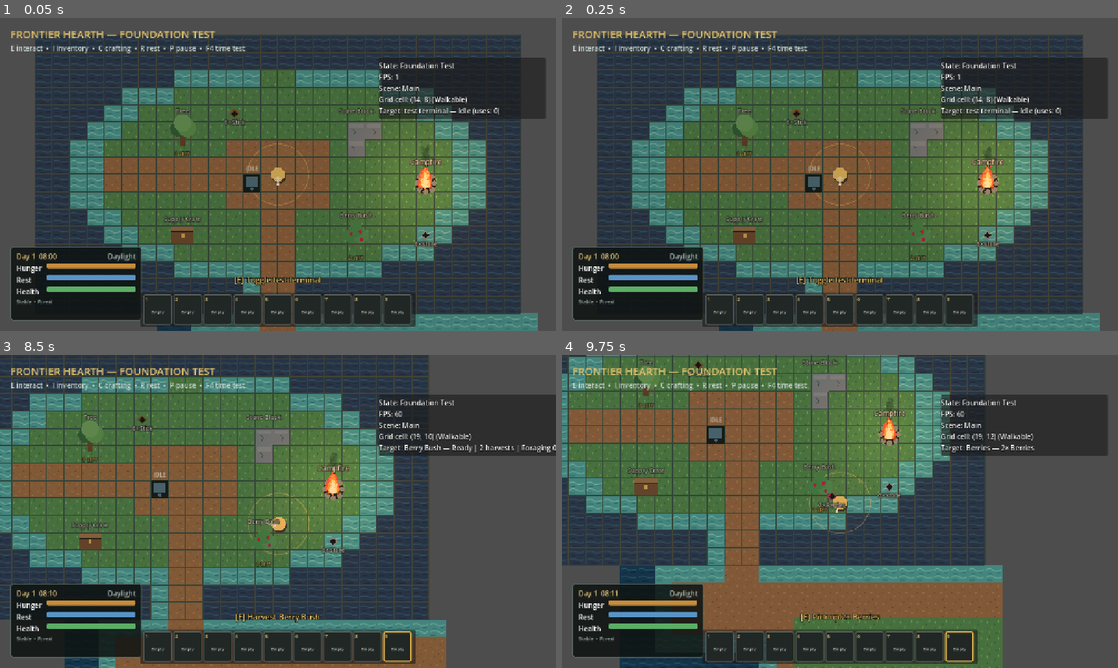
Above: before the commit, frames 1-4 (two rows, left to right).
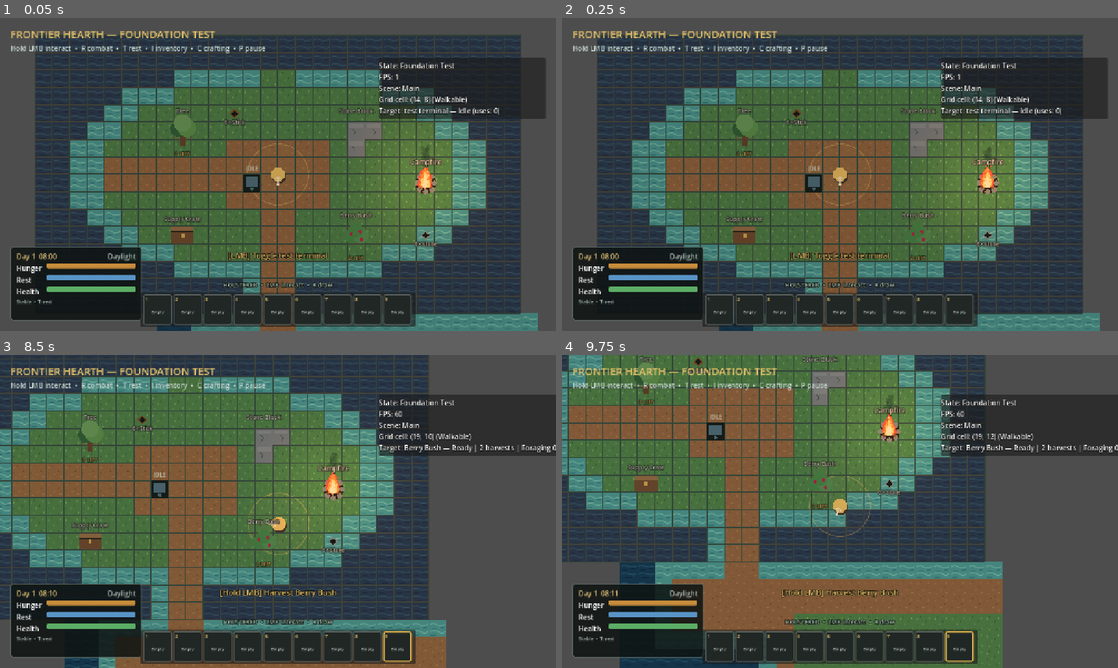
Above: after the commit, the same moments.

Repository: Chaunsy19/Top-Down-Project
Game: Godot game, scene res://scenes/main.tscn
Same seed, same stepped clock (60 frames per second), same inputs: the game is played once before the commit and once after it.
Inputs (mouse positions are in pixels of both pictures, inside the frame that each line leads up to):
- Up to frame 1 (0.05 s): no input
- Up to frame 2 (0.25 s): no input
- Up to frame 3 (8.5 s): click "1" at 0.5 s; click "2" at 1.25 s; click "3" at 2 s; click "4" at 2.75 s; click "5" at 3.5 s; click "6" at 4.25 s; click "7" at 5 s; click "8" at 5.75 s; click "9" at 6.5 s; tap Enter at 7.25 s; move the mouse to (400, 495) at 7.27 s; press the mouse at (400, 495) at 7.28 s; hold D (move_right) 7.28-8.03 s; tap C (crafting) at 7.55, 8.1 s; move the mouse to (166, 527) at 8.02 s; release the mouse at (166, 527) at 8.03 s; hold S (move_down) from 8.03 s (still down); click (166, 527) at 8.17 s; tap E (interact) at 8.3 s
- Up to frame 4 (9.75 s): move the mouse to (895, 442) at 8.77 s; release S (move_down) at 8.78 s; hold D (move_right) 8.78-9.53 s; hold E (interact) 8.78-9.53 s; click (895, 442) at 8.92 s; tap T (rest, bound only after the commit) at 9.05, 9.6 s; move the mouse to (812, 574) at 9.52 s; hold W (move_up) from 9.53 s (still down); click (812, 574) at 9.67 s

The runs differ from the first frame. In frame 1, 1.3% of the frame differs, in the area x 2-60%, y 8-92%; in frame 2, 1.3%; in frame 3, 1.3%; in frame 4, 14%, in the area x 0-100%, y 0-100%.

Commit message:
Add held utility actions and combat stance

Diff:
--- a/project.godot
+++ b/project.godot
@@ -70,6 +70,11 @@
 ]
 }
 rest={
+"deadzone": 0.5,
+"events": [Object(InputEventKey,"resource_local_to_scene":false,"resource_name":"","device":16,"window_id":0,"alt_pressed":false,"shift_pressed":false,"ctrl_pressed":false,"meta_pressed":false,"pressed":false,"keycode":0,"physical_keycode":84,"key_label":0,"unicode":116,"location":0,"echo":false,"script":null)
+]
+}
+toggle_combat={
 "deadzone": 0.5,
 "events": [Object(InputEventKey,"resource_local_to_scene":false,"resource_name":"","device":16,"window_id":0,"alt_press …(192 unchanged characters)…
 ]
--- a/scenes/player/player.tscn
+++ b/scenes/player/player.tscn
@@ -10,6 +10,7 @@
 [ext_resource type="Script" path="res://scripts/crafting/crafting_component.gd" id="8_crafting"]
 [ext_resource type="Script" path="res://scripts/player/survival_needs.gd" id="9_needs"]
 [ext_resource type="Script" path="res://scripts/equipment/hotbar_component.gd" id="10_hotbar"]
+[ext_resource type="Script" path="res://scripts/player/combat_stance_visual.gd" id="11_combat_visual"]
 
 [sub_resource type="CircleShape2D" id="CircleShape2D_player"]
 radius = 11.0
@@ -62,6 +63,10 @@
 unique_name_in_owner = true
 position = Vector2(18, 0)
 
+[node name="CombatStanceVisual" type="Node2D" parent="AimPivot"]
+unique_name_in_owner = true
+script = ExtResource("11_combat_visual")
+
 [node name="InteractionRange" type="Area2D" parent="."]
 z_index = -1
 collision_layer = 0
@@ -82,9 +87,9 @@
 
 [node name="InteractionPrompt" type="Label" parent="InteractionHUD"]
 offset_left = 490.0
-offset_top = 582.0
+offset_top = 526.0
 offset_right = 790.0
-offset_bottom = 622.0
+offset_bottom = 566.0
 theme_override_colors/font_color = Color(0.902, 0.765, 0.416, 1)
 theme_override_constants/outline_size = 6
 theme_override_font_sizes/font_size = 18
--- a/scripts/interaction/interactable.gd
+++ b/scripts/interaction/interactable.gd
@@ -9,6 +9,7 @@
 @export var is_available := true
 @export var blocks_grid_cell := false
 @export var snap_to_grid_when_blocking := true
+@export_range(1.0, 128.0, 1.0) var pointer_selection_radius := 28.0
 
 var _grid_world: Node2D
 var _occupied_cell := Vector2i(-1, -1)
@@ -40,6 +41,26 @@
 	_perform_interaction(actor)
 	interacted.emit(actor)
 	return true
+
+
+func uses_hold_interaction() -> bool:
+	return false
+
+
+func continue_hold_interaction(_actor: Node2D, _delta: float) -> bool:
+	return false
+
+
+func cancel_hold_interaction(_actor: Node2D) -> void:
+	pass
+
+
+func is_hold_interaction_active(_actor: Node2D) -> bool:
+	return false
+
+
+func is_pointer_near(world_position: Vector2) -> bool:
+	return get_interaction_point().distance_to(world_position) <= pointer_selection_radius
 
 
 func set_available(value: bool) -> void:
--- a/scripts/interaction/player_interactor.gd
+++ b/scripts/interaction/player_interactor.gd
@@ -10,12 +10,17 @@
 @export var prompt_label_path: NodePath
 
 var _current_target: InteractableScript
+var _held_target: InteractableScript
+var _primary_held := false
 var _prompt_label: Label
 
 
 func _ready() -> void:
 	add_to_group("player_interactor")
 	_prompt_label = get_node_or_null(prompt_label_path) as Label
+	var player := get_parent() as PlayerController
+	if player != null:
+		player.combat_mode_changed.connect(_on_combat_mode_changed)
 	queue_redraw()
 	_update_prompt()
 
@@ -24,9 +29,23 @@
 	refresh_target()
 
 
+func _process(delta: float) -> void:
+	if not _primary_held:
+		return
+	if not Input.is_action_pressed("attack") or not _can_use_utility_actions():
+		end_primary_action()
+		return
+	continue_primary_action(delta)
+
+
 func _unhandled_input(event: InputEvent) -> void:
-	if event.is_action_pressed("interact"):
-		try_interact()
+	if not _can_use_utility_actions() or get_tree().paused:
+		return
+	if event.is_action_pressed("attack"):
+		if begin_primary_action_at(get_global_mouse_position()):
+			get_viewport().set_input_as_handled()
+	elif event.is_action_released("attack") and _primary_held:
+		end_primary_action()
 		get_viewport().set_input_as_handled()
 
 
@@ -58,6 +77,55 @@
 	return succeeded
 
 
+func begin_primary_action_at(world_position: Vector2) -> bool:
+	var target := _find_target_at(world_position)
+	return begin_primary_action_on(target)
+
+
+func begin_primary_action_on(target: InteractableScript) -> bool:
+	if not _can_use_utility_actions() or not is_target_in_range(target):
+		return false
+	set_current_target(target)
+	var succeeded := target.interact(get_parent() as Node2D)
+	interaction_attempted.emit(target, succeeded)
+	if succeeded and target.uses_hold_interaction():
+		_held_target = target
+		_primary_held = true
+	_update_prompt()
+	return succeeded
+
+
+func continue_primary_action(delta: float) -> bool:
+	if not _primary_held or not is_instance_valid(_held_target):
+		return false
+	var actor := get_parent() as Node2D
+	if not is_target_in_range(_held_target):
+		end_primary_action()
+		return false
+	var still_active := _held_target.continue_hold_interaction(actor, delta)
+	if not still_active:
+		if _held_target.can_interact(actor):
+			_held_target.interact(actor)
+			still_active = _held_target.is_hold_interaction_active(actor)
+		if not still_active:
+			_primary_held = false
+			_held_target = null
+	_update_prompt()
+	return still_active
+
+
+func end_primary_action() -> void:
+	if is_instance_valid(_held_target):
+		_held_target.cancel_hold_interaction(get_parent() as Node2D)
+	_primary_held = false
+	_held_target = null
+	_update_prompt()
+
+
+func is_holding_primary_action() -> bool:
+	return _primary_held
+
+
 func get_current_target() -> InteractableScript:
 	return _current_target
 
@@ -77,12 +145,44 @@
 	_update_prompt()
 
 
+func _find_target_at(world_position: Vector2) -> InteractableScript:
+	var pointed_target: InteractableScript
+	var nearest_pointer_distance := INF
+	for area in get_overlapping_areas():
+		if area is not InteractableScript:
+			continue
+		var candidate := area as InteractableScript
+		if not is_target_in_range(candidate) or not candidate.is_pointer_near(world_position):
+			continue
+		var pointer_distance := world_position.distance_squared_to(candidate.get_interaction_point())
+		if pointer_distance < nearest_pointer_distance:
+			pointed_target = candidate
+			nearest_pointer_distance = pointer_distance
+	return pointed_target
+
+
+func _can_use_utility_actions() -> bool:
+	var player := get_parent() as PlayerController
+	return player == null or not player.is_combat_ready
+
+
+func _on_combat_mode_changed(is_combat_ready: bool) -> void:
+	if is_combat_ready:
+		end_primary_action()
+	_update_prompt()
+
+
 func _update_prompt() -> void:
 	if not is_instance_valid(_prompt_label):
 		return
 	_prompt_label.visible = is_instance_valid(_current_target)
 	if is_instance_valid(_current_target):
-		_prompt_label.text = "[E] %s" % _current_target.get_prompt_text()
+		if not _can_use_utility_actions():
+			_prompt_label.text = "[R] Holster to interact"
+		elif _current_target.uses_hold_interaction():
+			_prompt_label.text = "[Hold LMB] %s" % _current_target.get_prompt_text()
+		else:
+			_prompt_label.text = "[LMB] %s" % _current_target.get_prompt_text()
 
 
 func _draw() -> void:
--- /dev/null
+++ b/scripts/player/combat_stance_visual.gd
@@ -0,0 +1,63 @@
+extends Node2D
+
+const FIST_COLOR := Color("#d6a957")
+const HANDLE_COLOR := Color("#65402a")
+const ATTACK_DURATION := 0.16
+
+var _player: PlayerController
+var _equipment: EquipmentComponent
+var _attack_remaining := 0.0
+
+
+func _ready() -> void:
+	_player = get_parent().get_parent() as PlayerController
+	_equipment = _player.get_node_or_null("Equipment") as EquipmentComponent if _player != null else null
+	if _player != null:
+		_player.combat_mode_changed.connect(_on_visual_state_changed)
+		_player.attack_requested.connect(_on_attack_requested)
+	if _equipment != null:
+		_equipment.changed.connect(_on_equipment_changed)
+	queue_redraw()
+
+
+func _process(delta: float) -> void:
+	if _attack_remaining <= 0.0:
+		return
+	_attack_remaining = maxf(_attack_remaining - delta, 0.0)
+	queue_redraw()
+
+
+func is_stance_visible() -> bool:
+	return _player != null and _player.is_combat_ready
+
+
+func is_attack_animating() -> bool:
+	return _attack_remaining > 0.0
+
+
+func _on_visual_state_changed(_is_combat_ready: bool) -> void:
+	queue_redraw()
+
+
+func _on_equipment_changed() -> void:
+	queue_redraw()
+
+
+func _on_attack_requested(_direction: Vector2) -> void:
+	_attack_remaining = ATTACK_DURATION
+	queue_redraw()
+
+
+func _draw() -> void:
+	if not is_stance_visible():
+		return
+	var attack_progress := 1.0 - (_attack_remaining / ATTACK_DURATION)
+	var extension := sin(attack_progress * PI) * 7.0 if is_attack_animating() else 0.0
+	var hand_stack := _equipment.get_hand_stack() if _equipment != null else null
+	if hand_stack == null:
+		draw_circle(Vector2(13 + extension, -7), 4.0, FIST_COLOR)
+		draw_circle(Vector2(13 + extension * 0.35, 7), 4.0, FIST_COLOR)
+		return
+	var item_color: Color = hand_stack.item_definition.world_color
+	draw_line(Vector2(7, 0), Vector2(25 + extension, 0), HANDLE_COLOR, 4.0, true)
+	draw_rect(Rect2(20 + extension, -6, 10, 12), item_color)
--- a/scripts/player/player_controller.gd
+++ b/scripts/player/player_controller.gd
@@ -2,6 +2,8 @@
 extends CharacterBody2D
 
 signal aim_direction_changed(direction: Vector2)
+signal combat_mode_changed(is_combat_ready: bool)
+signal attack_requested(direction: Vector2)
 
 @export_range(1.0, 1000.0, 1.0) var movement_speed := 220.0
 @export_range(1.0, 5000.0, 1.0) var acceleration := 1600.0
@@ -12,6 +14,7 @@
 @onready var aim_pivot: Node2D = %AimPivot
 
 var aim_direction := Vector2.DOWN
+var is_combat_ready := false
 
 
 func _ready() -> void:
@@ -39,9 +42,28 @@
 
 
 func _unhandled_input(event: InputEvent) -> void:
-	if event.is_action_pressed("rest") and survival_needs != null and not get_tree().paused:
+	if event.is_action_pressed("toggle_combat") and not get_tree().paused:
+		set_combat_ready(not is_combat_ready)
+		get_viewport().set_input_as_handled()
+	elif event.is_action_pressed("rest") and survival_needs != null and not get_tree().paused and not is_combat_ready:
 		survival_needs.toggle_resting()
 		get_viewport().set_input_as_handled()
+	elif event.is_action_pressed("attack") and is_combat_ready and not get_tree().paused:
+		attack_requested.emit(aim_direction)
+		get_viewport().set_input_as_handled()
+
+
+func set_combat_ready(value: bool) -> void:
+	if is_combat_ready == value:
+		return
+	is_combat_ready = value
+	if is_combat_ready and survival_needs != null and survival_needs.is_resting:
+		survival_needs.set_resting(false)
+	combat_mode_changed.emit(is_combat_ready)
+
+
+func are_weapons_holstered() -> bool:
+	return not is_combat_ready
 
 
 func update_aim_from_world_position(target_world_position: Vector2) -> void:
--- a/scripts/ui/hotbar_ui.gd
+++ b/scripts/ui/hotbar_ui.gd
@@ -4,9 +4,11 @@
 const HotbarSlotScene := preload("res://ui/hotbar/hotbar_slot.tscn")
 
 var _hotbar: HotbarComponent
+var _player: PlayerController
 var _slots: Array[HotbarSlotUI] = []
 
 @onready var slot_row: HBoxContainer = %SlotRow
+@onready var mode_label: Label = %ModeLabel
 
 
 func _ready() -> void:
@@ -23,7 +25,11 @@
 	_hotbar = get_tree().get_first_node_in_group("player_hotbar") as HotbarComponent
 	if _hotbar != null:
 		_hotbar.changed.connect(_refresh)
+		_player = _hotbar.get_parent() as PlayerController
+		if _player != null:
+			_player.combat_mode_changed.connect(_on_combat_mode_changed)
 	_refresh()
+	_refresh_mode()
 
 
 func _refresh() -> void:
@@ -36,3 +42,16 @@
 func _on_slot_pressed(index: int) -> void:
 	if _hotbar != null and not get_tree().paused:
 		_hotbar.select_slot(index)
+
+
+func _on_combat_mode_changed(_is_combat_ready: bool) -> void:
+	_refresh_mode()
+
+
+func _refresh_mode() -> void:
+	if _player != null and _player.is_combat_ready:
+		mode_label.text = "COMBAT READY  •  LMB attack  •  R holster"
+		mode_label.add_theme_color_override("font_color", Color("#e27b62"))
+	else:
+		mode_label.text = "HOLSTERED  •  LMB interact  •  R draw"
+		mode_label.add_theme_color_override("font_color", Color("#a9c7b3"))
--- a/scripts/ui/survival_hud.gd
+++ b/scripts/ui/survival_hud.gd
@@ -36,7 +36,7 @@
 	hunger_bar.value = _needs.hunger
 	fatigue_bar.value = _needs.fatigue
 	health_bar.value = _needs.health
-	condition_label.text = "%s  •  R: %s" % [
+	condition_label.text = "%s  •  T: %s" % [
 		_needs.get_condition_text(),
 		"wake" if _needs.is_resting else "rest",
 	]
--- a/scripts/world/resource_node.gd
+++ b/scripts/world/resource_node.gd
@@ -56,7 +56,10 @@
 
 
 func _process(delta: float) -> void:
-	advance_simulation(delta)
+	if is_harvesting():
+		_validate_harvest_actor()
+	elif is_depleted() and recovery_remaining > 0.0:
+		advance_simulation(delta)
 
 
 func can_interact(actor: Node2D) -> bool:
@@ -115,6 +118,26 @@
 	return clampf(harvest_progress / effective_time, 0.0, 1.0)
 
 
+func uses_hold_interaction() -> bool:
+	return true
+
+
+func continue_hold_interaction(actor: Node2D, delta: float) -> bool:
+	if actor != _harvesting_actor:
+		return false
+	advance_simulation(delta)
+	return is_harvesting()
+
+
+func cancel_hold_interaction(actor: Node2D) -> void:
+	if actor == _harvesting_actor:
+		cancel_harvest()
+
+
+func is_hold_interaction_active(actor: Node2D) -> bool:
+	return actor == _harvesting_actor and is_harvesting()
+
+
 func get_actor_skill_level(actor: Node2D) -> int:
 	if not is_instance_valid(actor) or definition == null or definition.skill_id.is_empty():
 		return 0
@@ -153,11 +176,7 @@
 	if definition == null:
 		return
 	if is_harvesting():
-		if not definition.required_tool_tags.is_empty() and find_compatible_tool(_harvesting_actor) != _active_tool_stack:
-			cancel_harvest()
-			return
-		if global_position.distance_to(_harvesting_actor.global_position) > definition.cancel_distance:
-			cancel_harvest()
+		if not _validate_harvest_actor():
 			return
 		harvest_progress += delta
 		if harvest_progress >= get_effective_harvest_time():
@@ -170,6 +189,18 @@
 			_recover()
 		else:
 			_update_presentation()
+
+
+func _validate_harvest_actor() -> bool:
+	if not is_harvesting():
+		return false
+	if not definition.required_tool_tags.is_empty() and find_compatible_tool(_harvesting_actor) != _active_tool_stack:
+		cancel_harvest()
+		return false
+	if global_position.distance_to(_harvesting_actor.global_position) > definition.cancel_distance:
+		cancel_harvest()
+		return false
+	return true
 
 
 func cancel_harvest() -> void:
--- /dev/null
+++ b/tests/action_mode_test.gd
@@ -0,0 +1,99 @@
+extends SceneTree
+
+var _failures: Array[String] = []
+
+
+func _initialize() -> void:
+	call_deferred("_run_tests")
+
+
+func _run_tests() -> void:
+	_assert_action_key(&"toggle_combat", KEY_R)
+	_assert_action_key(&"rest", KEY_T)
+	var main := (load("res://scenes/main.tscn") as PackedScene).instantiate()
+	root.add_child(main)
+	await physics_frame
+	await physics_frame
+
+	var world := main.get_node("FoundationTest")
+	var player := world.get_node("Player") as PlayerController
+	var interactor := player.get_node("InteractionRange") as PlayerInteractor
+	var inventory := player.get_node("Inventory") as InventoryComponent
+	var equipment := player.get_node("Equipment") as EquipmentComponent
+	var tree := world.get_node("Tree") as HarvestableResourceNode
+	var terminal := world.get_node("TestTerminal")
+	var combat_visual := player.get_node("AimPivot/CombatStanceVisual")
+	var registry := root.get_node("ContentRegistry")
+
+	_assert(player.are_weapons_holstered(), "The player should begin with weapons holstered.")
+	_assert(not combat_visual.is_stance_visible(), "Raised fists or weapons should be hidden while holstered.")
+	inventory.add_item(registry.get_item(&"stone_axe"), 1)
+	equipment.equip_from_inventory(inventory, inventory.find_first_item(&"stone_axe"))
+	player.global_position = tree.global_position + Vector2.RIGHT * 48.0
+	player.velocity = Vector2.ZERO
+	await physics_frame
+	await physics_frame
+
+	var initial_harvests := tree.remaining_harvests
+	_assert(interactor.begin_primary_action_at(tree.get_interaction_point()), "Holstered left-click on a resource should begin a valid harvest.")
+	_assert(interactor.is_holding_primary_action() and tree.is_harvesting(), "Harvesting should enter the held-action state.")
+	tree._process(0.5)
+	_assert(is_zero_approx(tree.harvest_progress), "Harvest progress must not advance independently of the held action.")
+	interactor.continue_primary_action(tree.get_effective_harvest_time(player) * 0.5)
+	_assert(tree.harvest_progress > 0.0 and tree.remaining_harvests == initial_harvests, "A partial hold should advance without completing.")
+	interactor.end_primary_action()
+	_assert(not tree.is_harvesting() and is_zero_approx(tree.harvest_progress), "Releasing left click should cancel and reset partial work.")
+
+	_assert(interactor.begin_primary_action_on(tree), "A harvest should restart after cancellation.")
+	interactor.continue_primary_action(tree.get_effective_harvest_time(player) + 0.01)
+	_assert(tree.remaining_harvests == initial_harvests - 1, "Holding for the full duration should complete one harvest.")
+	interactor.end_primary_action()
+
+	var attacks: Array[Vector2] = []
+	player.attack_requested.connect(func(direction: Vector2) -> void: attacks.append(direction))
+	player.set_combat_ready(true)
+	_assert(player.is_combat_ready and not player.are_weapons_holstered(), "R combat mode should expose the combat-ready state.")
+	_assert(combat_visual.is_stance_visible(), "Combat-ready mode should raise fists or the equipped item.")
+	_assert(not interactor.begin_primary_action_on(tree), "Combat-ready mode must block harvesting and utility interaction.")
+	var attack_event := InputEventAction.new()
+	attack_event.action = &"attack"
+	attack_event.pressed = true
+	player._unhandled_input(attack_event)
+	_assert(attacks.size() == 1, "Combat-ready left click should emit one attack request.")
+	_assert(combat_visual.is_attack_animating(), "A combat click should play visible fist or weapon attack feedback.")
+
+	player.set_combat_ready(false)
+	player.global_position = terminal.global_position + Vector2.RIGHT * 40.0
+	await physics_frame
+	await physics_frame
+	var terminal_uses: int = terminal.activation_count
+	_assert(interactor.begin_primary_action_on(terminal), "Holstered left click should perform a one-shot interaction.")
+	_assert(terminal.activation_count == terminal_uses + 1, "The terminal should activate on a utility click.")
+	var legacy_interact_event := InputEventAction.new()
+	legacy_interact_event.action = &"interact"
+	legacy_interact_event.pressed = true
+	interactor._unhandled_input(legacy_interact_event)
+	_assert(terminal.activation_count == terminal_uses + 1, "The old E input should not bypass left-click interaction routing.")
+
+	main.queue_free()
+	await process_frame
+	if _failures.is_empty():
+		print("ACTION MODE TEST PASSED: held harvesting, release cancellation, holstered utility routing, combat attacks, stance visuals, and R/T mappings are valid.")
+		quit(0)
+	else:
+		for failure in _failures:
+			push_error(failure)
+		quit(1)
+
+
+func _assert_action_key(action: StringName, expected_key: Key) -> void:
+	var matched := false
+	for event in InputMap.action_get_events(action):
+		if event is InputEventKey and (event.physical_keycode == expected_key or event.keycode == expected_key):
+			matched = true
+	_assert(matched, "%s should be mapped to %s." % [action, OS.get_keycode_string(expected_key)])
+
+
+func _assert(condition: bool, message: String) -> void:
+	if not condition:
+		_failures.append(message)
--- a/tests/smoke_test.gd
+++ b/tests/smoke_test.gd
@@ -9,6 +9,7 @@
 	"inventory",
 	"crafting",
 	"rest",
+	"toggle_combat",
 	"building",
 	"attack",
 	"hotbar_slot_1",
@@ -32,6 +33,7 @@
 	"res://scripts/core/game_state.gd",
 	"res://scripts/main.gd",
 	"res://scripts/player/player_controller.gd",
+	"res://scripts/player/combat_stance_visual.gd",
 	"res://scripts/interaction/interactable.gd",
 	"res://scripts/interaction/player_interactor.gd",
 	"res://scripts/world/grid_world.gd",
--- a/ui/debug/debug_overlay.tscn
+++ b/ui/debug/debug_overlay.tscn
@@ -20,7 +20,7 @@
 offset_right = 700.0
 offset_bottom = 88.0
 theme_override_colors/font_color = Color(0.78, 0.84, 0.81, 1)
-text = "E interact  •  I inventory  •  C crafting  •  R rest  •  P pause  •  F4 time test"
+text = "Hold LMB interact  •  R combat  •  T rest  •  I inventory  •  C crafting  •  P pause"
 
 [node name="Panel" type="PanelContainer" parent="."]
 unique_name_in_owner = true
--- a/ui/hotbar/hotbar_ui.tscn
+++ b/ui/hotbar/hotbar_ui.tscn
@@ -14,6 +14,26 @@
 grow_horizontal = 2
 grow_vertical = 2
 mouse_filter = 2
+
+[node name="ModeLabel" type="Label" parent="Root"]
+unique_name_in_owner = true
+layout_mode = 1
+anchors_preset = 7
+anchor_left = 0.5
+anchor_top = 1.0
+anchor_right = 0.5
+anchor_bottom = 1.0
+offset_left = -220.0
+offset_top = -116.0
+offset_right = 220.0
+offset_bottom = -92.0
+grow_horizontal = 2
+grow_vertical = 0
+mouse_filter = 2
+theme_override_constants/outline_size = 5
+theme_override_font_sizes/font_size = 14
+text = "HOLSTERED  •  LMB interact  •  R draw"
+horizontal_alignment = 1
 
 [node name="HotbarPanel" type="PanelContainer" parent="Root"]
 layout_mode = 1
--- a/ui/survival/survival_hud.tscn
+++ b/ui/survival/survival_hud.tscn
@@ -143,4 +143,4 @@
 layout_mode = 2
 theme_override_colors/font_color = Color(0.68, 0.74, 0.71, 1)
 theme_override_font_sizes/font_size = 11
-text = "Stable  •  R: rest"
+text = "Stable  •  T: rest"
Not shown: 1 places in scenes/player/player.tscn that only renumber resources
Not shown, added: scripts/player/combat_stance_visual.gd.uid
Not shown, added: tests/action_mode_test.gd.uid
Not shown, changed: CHANGELOG.md
